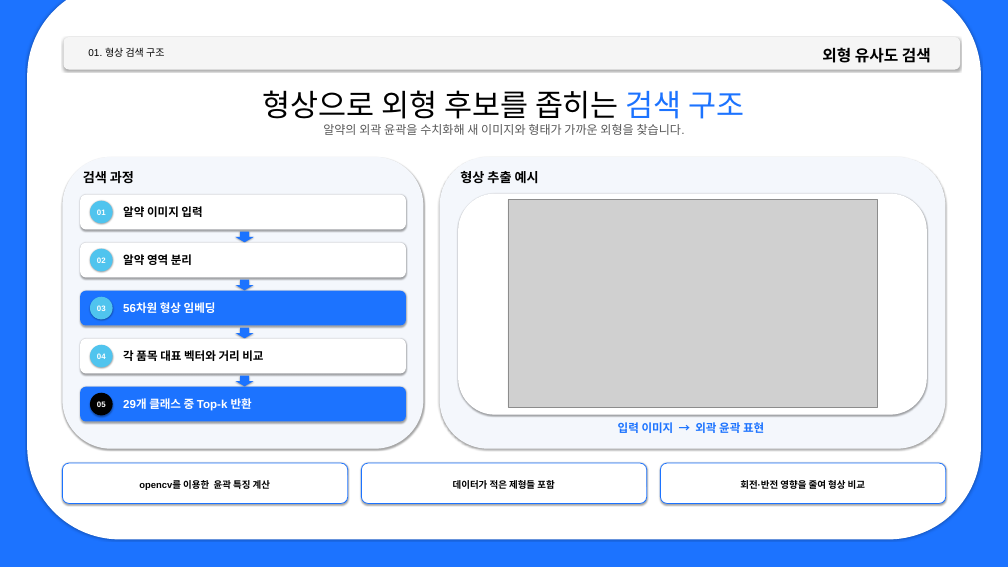
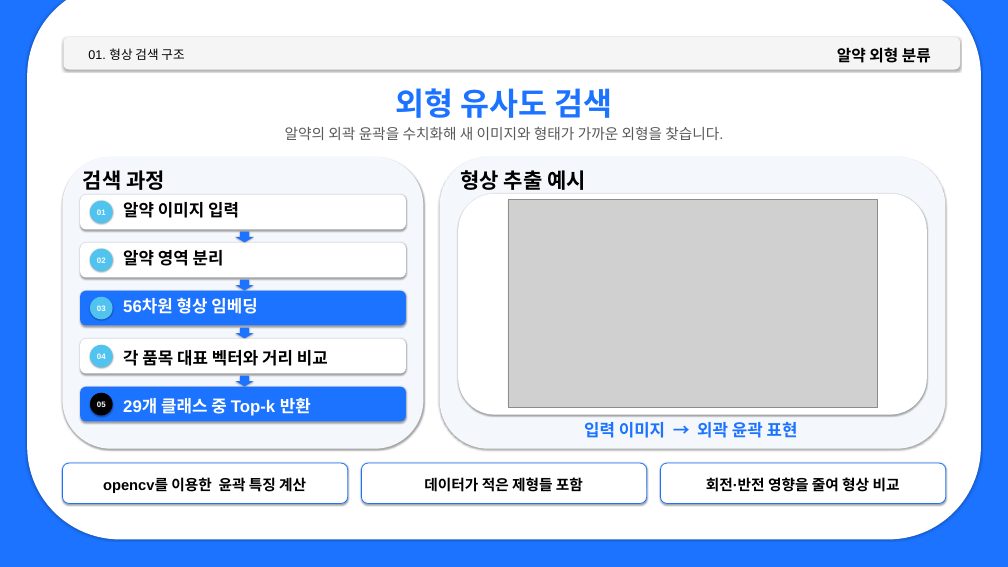
Before and after one commit to dx83/deeplearning_documents, a slide deck: slide 3 of project2/ppt_proj2.pptx (slide 2 before the commit). Drawn at 1008x567 pixels with LibreOffice and Linux fonts; fonts in the diff are those of the drawing; grey boxes stand for pictures. Boxes give left, top, right and bottom in pixels: in the first picture for what was removed or moved away, otherwise in the second. Text is boxed around its words. In the diff, an @@ line names an element or a change of style, - is before the commit and + after.

```diff
--- a/project2/ppt_proj2.pptx
+++ b/project2/ppt_proj2.pptx
@@ text "01. 형상 검색 구조" at (88,48,184,60): size 19 to 24 pt @@
@@ text added at (837,47,931,63), 30 pt, text #000000, bold @@
+알약 외형 분류
@@ text "외형 유사도 검색": place and size @@
-text "외형 유사도 검색" at (822,47,931,63)
+text "외형 유사도 검색" at (395,88,612,118)
@@ text "외형 유사도 검색" at (395,88,612,118): size 30 to 60 pt, text colour #000000 to #1C73FF; alignment right to centre @@
@@ text removed at (263,90,745,119) @@
-형상으로 외형 후보를 좁히는 검색 구조
@@ text "알약의 외곽 윤곽을 수치화해 새 ..." at (285,126,723,140): size 23 to 28 pt @@
@@ text "검색 과정" at (83,170,165,190): size 25 to 40 pt @@
@@ text "형상 추출 예시" at (460,170,586,190): size 25 to 40 pt @@
@@ size 22 to 32 pt in 6 elements at (584,422,798,438), (123,202,239,218), (123,250,224,266), (123,297,257,314), (123,350,328,366), (123,398,311,416) @@
@@ size 18 to 28 pt in 3 elements at (103,477,306,493), (424,476,583,495), (706,477,900,492) @@
```
Also in this commit, not shown: 5 other slides changed, 1 slide added, 3 other files.
